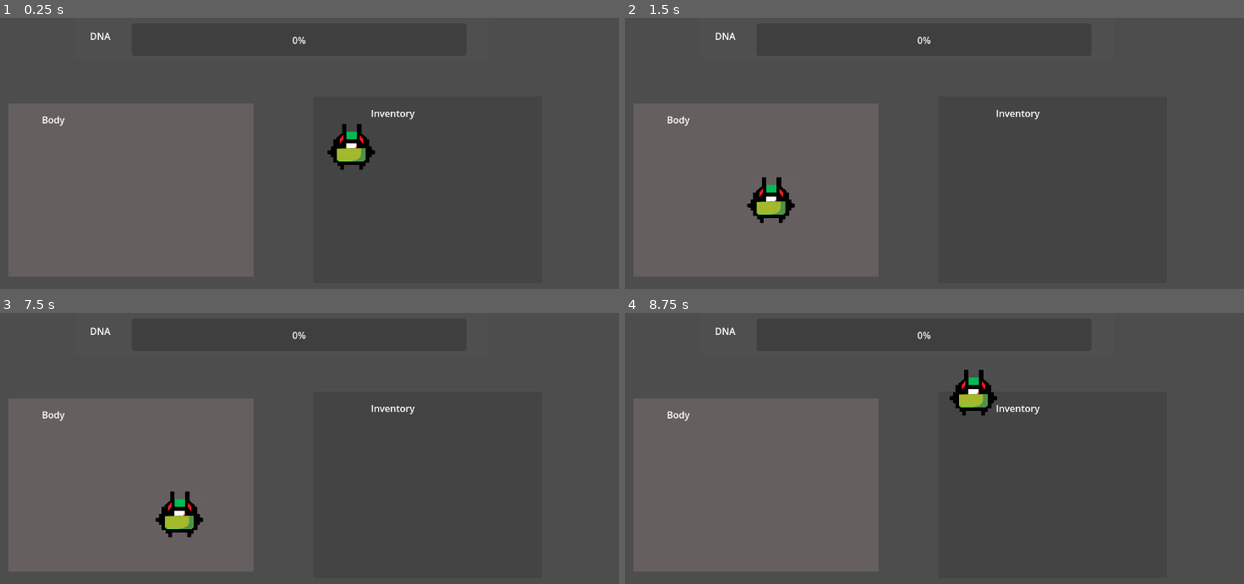
Above: before the commit, frames 1-4 (two rows, left to right).
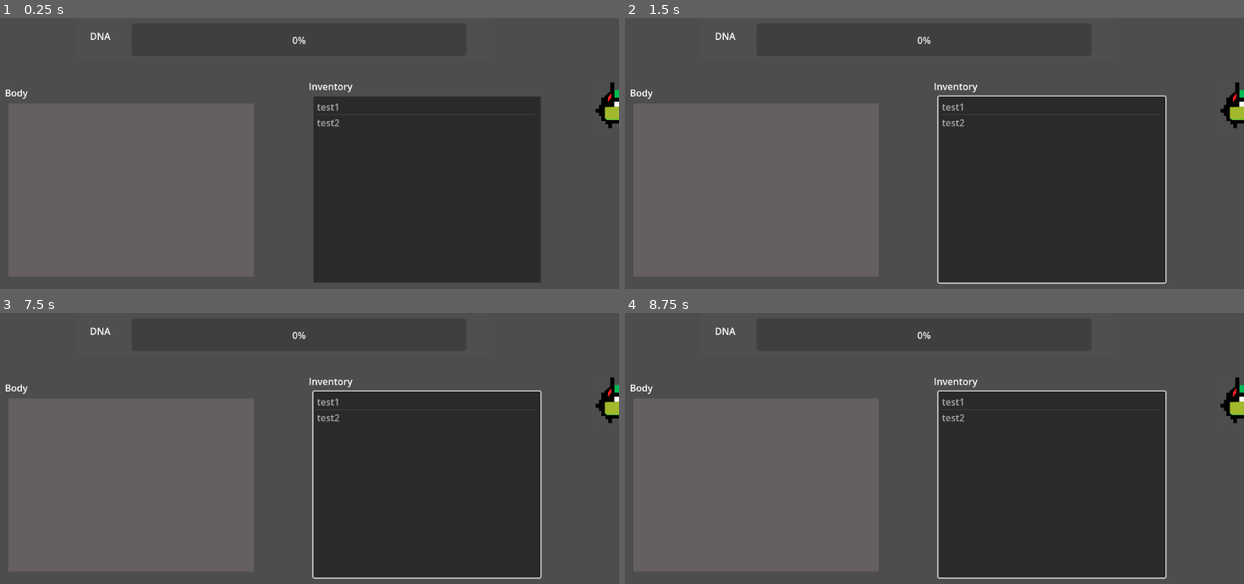
Above: after the commit, the same moments.

Repository: TheCrusty/Biotank-demake
Game: Godot game, scene res://gui/dna_screen.tscn
Same seed, same stepped clock (60 frames per second), same inputs: the game is played once before the commit and once after it. This scene is started directly instead of the project's main scene.
Inputs (mouse positions are in pixels of both pictures, inside the frame that each line leads up to):
- Up to frame 1 (0.25 s): no input
- Up to frame 2 (1.5 s): tap Enter at 0.5 s; drag from (977, 148) to (971, 99) at 0.52 s; tap Space (Shoot) at 1.25 s; drag from (773, 199) to (971, 99) at 1.27 s
- Up to frame 3 (7.5 s): tap Enter at 2, 3.5 s; move the mouse to (346, 394) at 2.02 s; hold D (Rotate_Right) 2.03-2.75 s; hold Shift (Boost) 2.03-2.75 s; tap Space (Shoot) at 2.75, 4.25 s; drag from (247, 551) to (80, 418) at 2.77 s; move the mouse to (482, 532) at 3.52 s; hold A (Rotate_Left) 3.53-4.25 s; hold Shift (Boost) 3.53-4.25 s; drag from (80, 418) to (148, 497) at 4.27 s; move the mouse to (315, 475) at 5.02 s; hold S (Reverse) 5.03-5.75 s; hold Shift (Boost) 5.03-5.75 s; click (315, 475) at 5.17 s; drag from (179, 380) to (148, 494) at 5.77 s; move the mouse to (427, 456) at 6.52 s; hold W (Forward) 6.53-7.25 s; hold Shift (Boost) 6.53-7.25 s; drag from (148, 494) to (247, 551) at 7.27 s
- Up to frame 4 (8.75 s): move the mouse to (971, 394) at 8.02 s; hold S (Reverse) from 8.03 s (still down); hold Shift (Boost) from 8.03 s (still down)

The runs differ from the first frame. In frame 1, 25% of the frame differs, in the area x 0-100%, y 23-98%; in frame 2, 27%, in the area x 0-100%, y 23-99%; in frame 3, 27%; in frame 4, 27%.

Commit message:
adding grid component and fixing up DNA screen.

Diff:
--- /dev/null
+++ b/Components/grid.tscn
@@ -0,0 +1,12 @@
+[gd_scene load_steps=2 format=3 uid="uid://bov1usnoi1mnc"]
+
+[ext_resource type="Script" path="res://Components/scripts/grid.gd" id="1_bl44b"]
+
+[node name="Grid" type="Control"]
+layout_mode = 3
+anchors_preset = 15
+anchor_right = 1.0
+anchor_bottom = 1.0
+grow_horizontal = 2
+grow_vertical = 2
+script = ExtResource("1_bl44b")
--- /dev/null
+++ b/Components/scripts/grid.gd
@@ -0,0 +1,17 @@
+extends Control
+
+@export var height = 4
+@export var width = 4
+var index = []
+
+func _ready():
+	for i in height:
+		for j in width:
+			var currentBox = ColorRect.new()
+			currentBox.set_color(Color(255, 225, 100))
+			currentBox.size.x = 50
+			currentBox.size.y = 50
+			currentBox.position.y = (60 * i)
+			currentBox.position.x = (60 * j)
+			self.add_child(currentBox)
+			index.append(currentBox)
--- a/gui/dna_screen.tscn
+++ b/gui/dna_screen.tscn
@@ -24,10 +24,10 @@
 
 [node name="Label" type="Label" parent="Body"]
 layout_mode = 0
-offset_left = 57.0
-offset_top = 16.0
-offset_right = 97.0
-offset_bottom = 39.0
+offset_left = -6.0
+offset_top = -30.0
+offset_right = 34.0
+offset_bottom = -4.0
 text = "Body
 "
 
@@ -42,12 +42,20 @@
 
 [node name="Label" type="Label" parent="Inventory"]
 layout_mode = 0
-offset_left = 98.0
-offset_top = 17.0
-offset_right = 233.0
-offset_bottom = 65.0
+offset_left = -8.0
+offset_top = -29.0
+offset_right = 127.0
+offset_bottom = 19.0
 text = "Inventory
 "
+
+[node name="ItemList" type="ItemList" parent="Inventory"]
+layout_mode = 0
+offset_right = 387.0
+offset_bottom = 318.0
+item_count = 2
+item_0/text = "test1"
+item_1/text = "test2"
 
 [node name="DNABar" type="Control" parent="."]
 anchors_preset = 0
@@ -79,4 +87,4 @@
 text = "DNA"
 
 [node name="TestItem" parent="." instance=ExtResource("2_qaar6")]
-position = Vector2(696, 265)
+position = Vector2(1153, 194)
Not shown, added: Components/gri3679.tmp
Not shown, added: Components/gri6F24.tmp
Not shown, added: Components/gri9113.tmp
Not shown, added: Components/griB38E.tmp
Not shown, added: Components/griC958.tmp
Not shown, added: Components/griEE35.tmp
